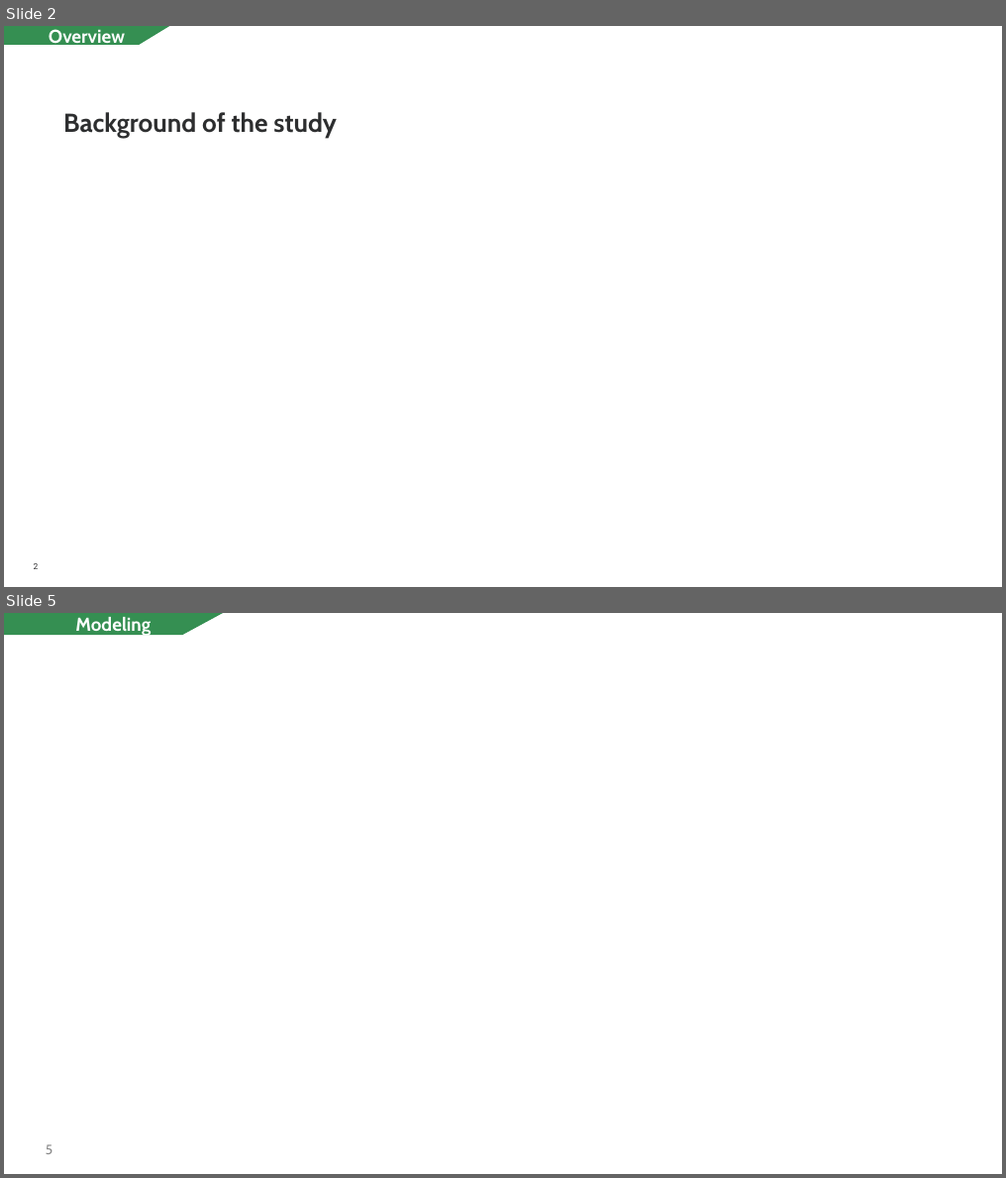
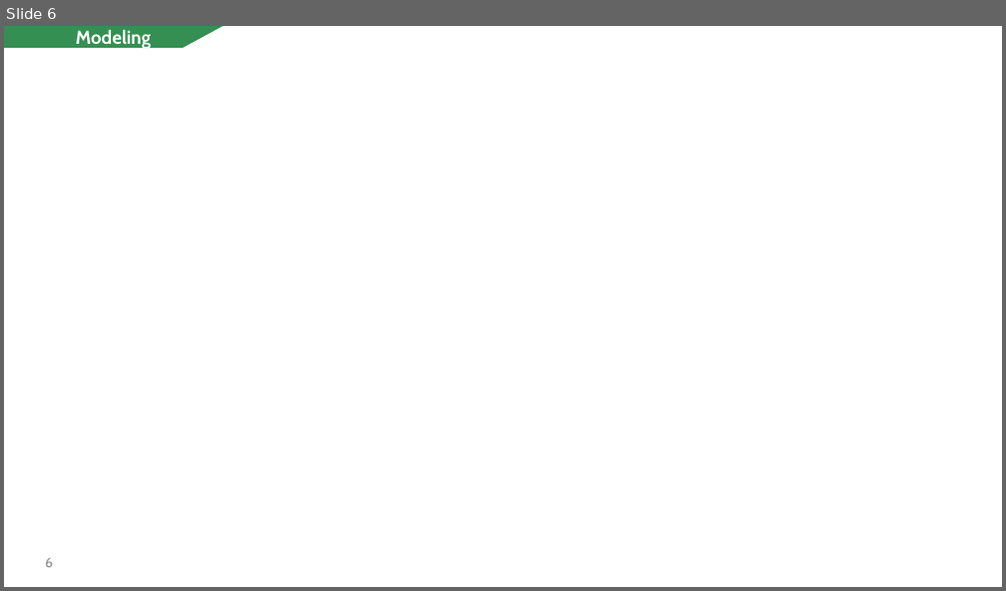
Before and after one commit to CarolineNjorog3/Transforming-homes-elevating-values, a slide deck: Non_Technical Presentation.pptx. Shown one above the other, each under a label of ours: slides 2 and 5 before the commit, slide 6 after it; the slides between them are not shown. The pictures are 1006x1178 and 1006x591 pixels, drawn with LibreOffice and Linux fonts; fonts in the diff are those of the drawing. Boxes give left, top, right and bottom in pixels: in the first picture for what was removed or moved away, otherwise in the second. Text is boxed around its words. In the diff, an @@ line names an element or a change of style, - is before the commit and + after.

```diff
--- a/Non_Technical Presentation.pptx
+++ b/Non_Technical Presentation.pptx
@@ slide 2 removed at (4, 26, 1002, 587), background #FFFFFF at 24% opacity @@
@@ freeform shape removed at (4, 26, 170, 45) @@
-Overview
@@ text removed at (63, 112, 337, 138) @@
-Background of the study
@@ page number removed at (34, 564, 39, 570) @@
-2
@@ what was slide 5 is now slide 6 @@
@@ page number at (46, 558, 54, 568): text changed @@
-5
+6
```
Also in this commit, not shown: 2 slides changed, 3 slides added, 1 other slide removed, 2 other files.
